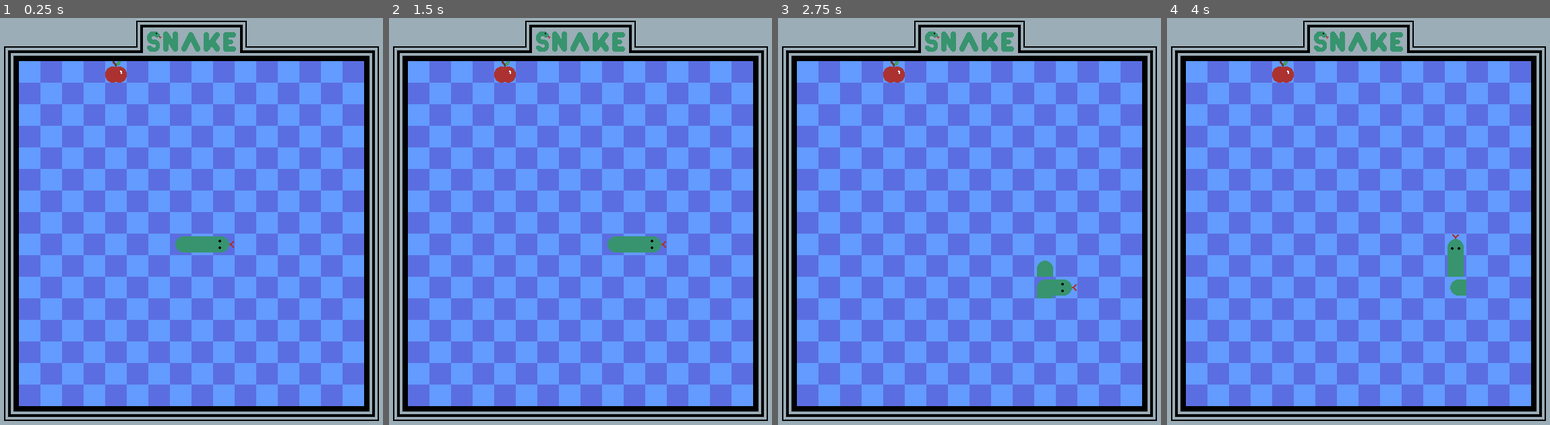
Above: before the commit, frames 1-4 (left to right).
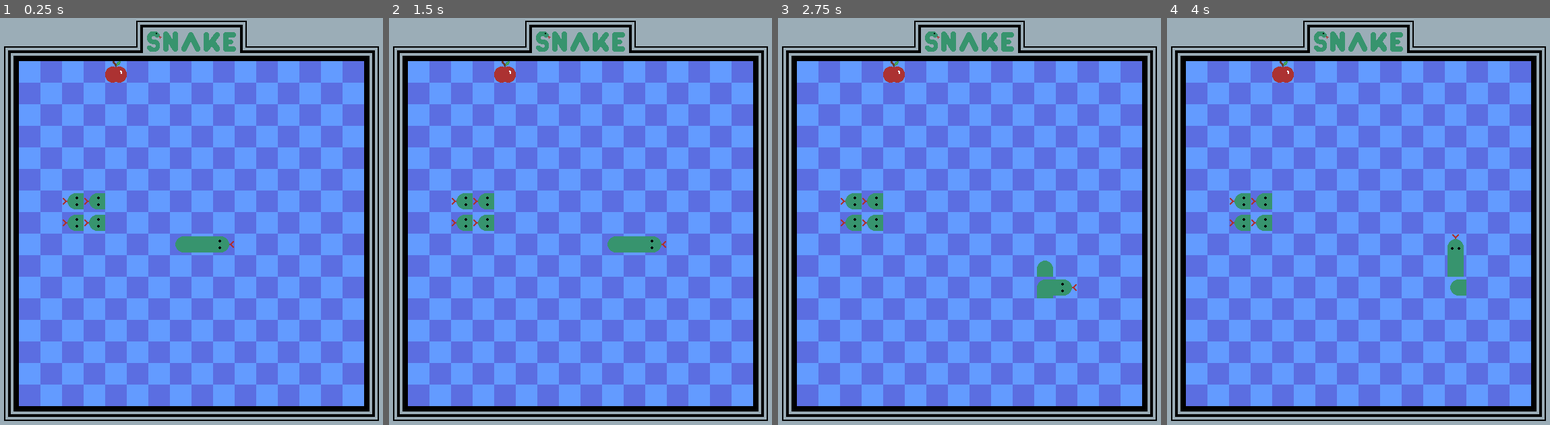
Above: after the commit, the same moments.

Repository: conor-wilson/snake
Game: Godot game, scene res://scenes/snake.tscn
The game is run twice, just before and just after one commit, with the same random seed, the same clock (stepped at 60 frames per second) and the same inputs.
Inputs:
- Up to frame 1 (0.25 s): no input
- Up to frame 2 (1.5 s): tap Enter at 0.5 s; hold Right (move_right) 0.53-1.28 s; hold Down (move_down) from 1.28 s (still down)
- Up to frame 3 (2.75 s): tap Space at 2 s; release Down (move_down) at 2.03 s; hold Right (move_right) from 2.03 s (still down)
- Up to frame 4 (4 s): release Right (move_right) at 2.78 s; hold Up (move_up) 2.78-3.53 s; tap Enter at 3.5 s; hold Left (move_left) from 3.53 s (still down)

The runs differ from the first frame. In frame 1, 0.6% of the frame differs, in the area x 16-28%, y 43-53%; in frame 2, 0.6%; in frame 3, 0.6%; in frame 4, 0.6%.

Commit message:
Added snake_tile packed scene to represent a snake tile

Diff:
--- a/scenes/snake.gd
+++ b/scenes/snake.gd
@@ -1,5 +1,4 @@
 extends TileMap
-
 
 var snakeTiles : Array   # The array of coordinates that the snake occupies
 var snakeTileDirections : Array
--- a/scenes/snake.tscn
+++ b/scenes/snake.tscn
@@ -11,7 +11,7 @@
 layer_0/z_index = -1
 layer_0/tile_data = PackedInt32Array(18, 0, 0, 19, 65536, 0, 16, 0, 0, 17, 65536, 0, 14, 0, 0, 15, 65536, 0, 12, 0, 0,  …(6287 unchanged characters)…
 layer_1/name = "Game Level"
-layer_1/tile_data = PackedInt32Array(0, 131072, 0, 1, 131072 …(2745 unchanged characters)… 6, 805306369, 1179666, 65536, 1342177281)
+layer_1/tile_data = PackedInt32Array(0, 131072, 0, 1, 131072 …(2745 unchanged characters)… 6, 805306369, 1179666, 65536, 1342177281, 524293, 1, 65536, 589828, 1, 65536, 524292, 1, 65536, 589829, 196608, 0)
 layer_2/name = "Foreground"
 layer_2/z_index = 1
 layer_2/tile_data = PackedInt32Array()
--- a/scenes/snake_tiles.tres
+++ b/scenes/snake_tiles.tres
@@ -1,6 +1,7 @@
-[gd_resource type="TileSet" load_steps=5 format=3 uid="uid://kmmw4pd0nka5"]
+[gd_resource type="TileSet" load_steps=6 format=3 uid="uid://kmmw4pd0nka5"]
 
 [ext_resource type="Texture2D" uid="uid://di3c1jwyafo16" path="res://art/snakeTiles32.png" id="1_u365x"]
+[ext_resource type="PackedScene" uid="uid://cbccndv50vjww" path="res://snake_tile.tscn" id="2_1bkni"]
 
 [sub_resource type="TileMapPattern" id="TileMapPattern_u6t0o"]
 tile_data = PackedInt32Array(0, 0, 0, 65536, 65536, 0, 1, 65536, 0, 65537, 0, 0)
@@ -8,7 +9,6 @@
 [sub_resource type="TileSetAtlasSource" id="TileSetAtlasSource_16y6t"]
 texture = ExtResource("1_u365x")
 texture_region_size = Vector2i(32, 32)
-use_texture_padding = false
 0:0/0 = 0
 1:0/0 = 0
 2:0/0 = 0
@@ -64,6 +64,7 @@
 5:3/0 = 0
 
 [sub_resource type="TileSetScenesCollectionSource" id="TileSetScenesCollectionSource_bwono"]
+scenes/1/scene = ExtResource("2_1bkni")
 
 [resource]
 tile_size = Vector2i(32, 32)
--- /dev/null
+++ b/snake_tile.gd
@@ -0,0 +1,32 @@
+extends Sprite2D
+
+@export var coords : Vector2i
+var front : Vector2
+var back  : Vector2
+
+# Constants for easily setting the texture region_rect
+const TILE_WIDTH = 32
+const HEAD_TEXTURE_REGION     = Rect2(TILE_WIDTH*3, TILE_WIDTH*0, TILE_WIDTH, TILE_WIDTH)
+const STRAIGHT_TEXTURE_REGION = Rect2(TILE_WIDTH*4, TILE_WIDTH*0, TILE_WIDTH, TILE_WIDTH)
+const CORNER_TEXTURE_REGION   = Rect2(TILE_WIDTH*5, TILE_WIDTH*0, TILE_WIDTH, TILE_WIDTH)
+const TAIL_TEXTURE_REGION     = Rect2(TILE_WIDTH*5, TILE_WIDTH*1, TILE_WIDTH, TILE_WIDTH)
+
+
+# Called when the node enters the scene tree for the first time.
+func _init(type:String, coords:Vector2i, front_dir:Vector2, back_dir:Vector2):
+	coords = coords
+	region_rect = HEAD_TEXTURE_REGION
+	rotate(PI)
+
+func set_texture_from_type(type:String):
+	match type:
+		"head":
+			region_rect = HEAD_TEXTURE_REGION
+		"body":
+			region_rect = STRAIGHT_TEXTURE_REGION # TODO: Add option for corner
+		"tail":
+			region_rect = TAIL_TEXTURE_REGION
+
+# Called every frame. 'delta' is the elapsed time since the previous frame.
+func _process(delta):
+	pass
--- /dev/null
+++ b/snake_tile.tscn
@@ -0,0 +1,10 @@
+[gd_scene load_steps=3 format=3 uid="uid://cbccndv50vjww"]
+
+[ext_resource type="Texture2D" uid="uid://di3c1jwyafo16" path="res://art/snakeTiles32.png" id="1_ii7ss"]
+[ext_resource type="Script" path="res://snake_tile.gd" id="1_tjvjt"]
+
+[node name="SnakeTile" type="Sprite2D"]
+texture = ExtResource("1_ii7ss")
+region_enabled = true
+region_rect = Rect2(96, 0, 32, 32)
+script = ExtResource("1_tjvjt")
